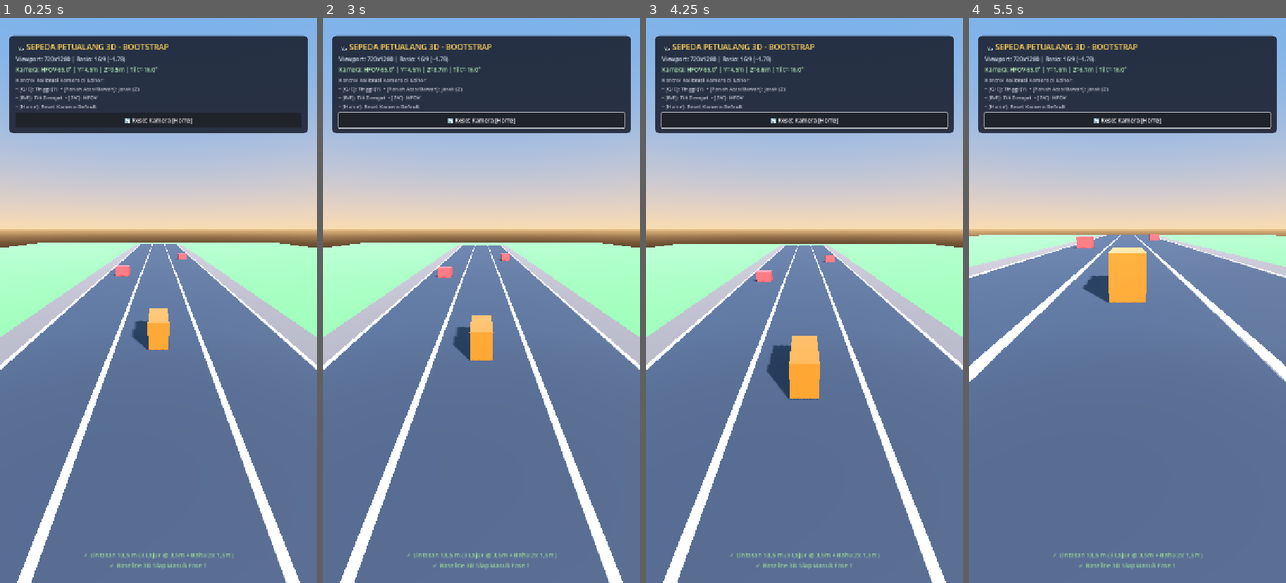
Above: before the commit, frames 1-4 (left to right).
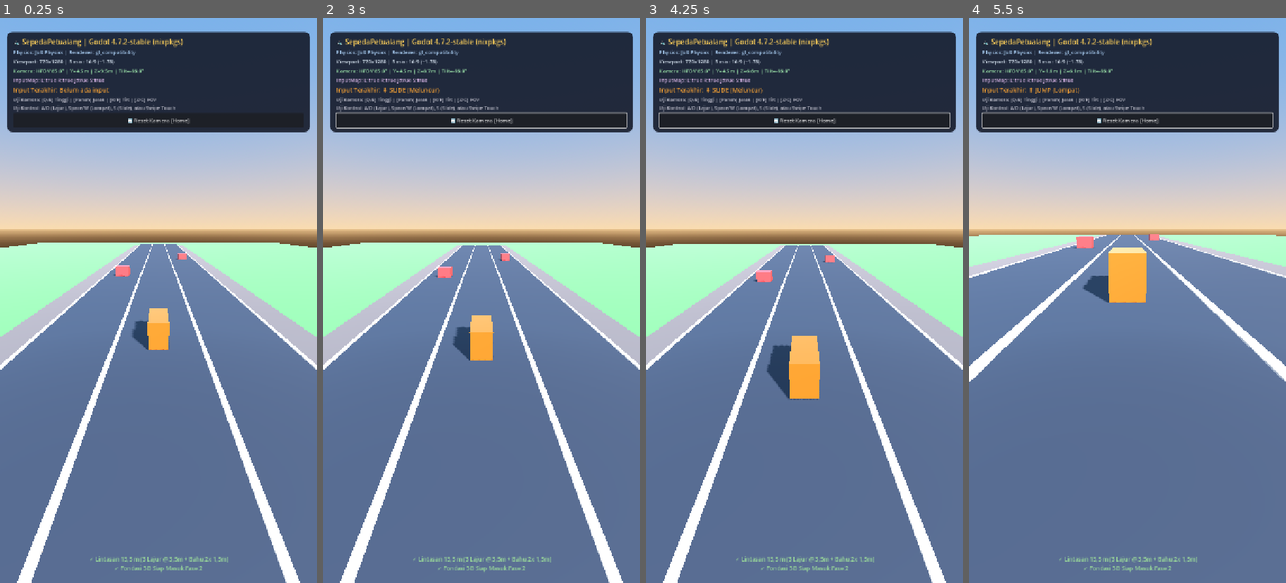
Above: after the commit, the same moments.

Repository: FarrelAnshari/Kumpulan_Game
Game: Godot game, scene res://scenes/bootstrap_3d.tscn
The game is run twice, just before and just after one commit, with the same random seed, the same clock (stepped at 60 frames per second) and the same inputs.
Inputs (mouse positions are in pixels of both pictures, inside the frame that each line leads up to):
- Up to frame 1 (0.25 s): no input
- Up to frame 2 (3 s): tap Enter at 0.5 s; move the mouse to (551, 272) at 0.52 s; hold Right (move_right) 0.53-1.25 s; hold Up (jump) 0.53-1.25 s; tap Down (slide, bound only after the commit) at 0.6, 2.85 s; click (551, 272) at 0.67 s; click "🔄 Reset Kamera [Home]" at 1.25 s; drag from (418, 328) to (465, 413) at 2.02 s; move the mouse to (513, 176) at 2.77 s; hold Right (move_right) from 2.78 s (still down); hold Up (jump) from 2.78 s (still down); click (513, 176) at 2.92 s
- Up to frame 3 (4.25 s): release Right (move_right) at 3.5 s; release Up (jump) at 3.5 s; drag from (788, 413) to (709, 215) at 3.52 s
- Up to frame 4 (5.5 s): move the mouse to (1222, 385) at 4.27 s; hold Left (move_left) 4.28-5 s; hold E 4.28-5 s; click (1222, 385) at 4.42 s; tap Up (jump) at 4.52, 4.55, 4.82 s; drag from (1032, 215) to (1079, 159) at 5.02 s

The runs differ from the first frame. In frame 1, 4.2% of the frame differs, in the area x 2-98%, y 2-98%; in frame 2, 4.5%; in frame 3, 4.5%; in frame 4, 4.5%.

Commit message:
feat(phase-1): setup fondasi Godot 3D, input, dan konfigurasi proyek

Diff:
--- a/project.godot
+++ b/project.godot
@@ -43,4 +43,5 @@
 
 rendering_device/driver.windows="d3d12"
 renderer/rendering_method="gl_compatibility"
-renderer/rendering_method.mobile="gl_compatibility"
+renderer/rendering_method.mobile="mobile"
+renderer/rendering_method.web="gl_compatibility"
--- a/scenes/bootstrap_3d.gd
+++ b/scenes/bootstrap_3d.gd
@@ -1,8 +1,8 @@
 extends Node3D
 
-# Bootstrap3D: Scene awal pengujian baseline 3D (Godot 4.7.2).
+# Bootstrap3D: Scene pengujian fondasi teknis 3D (Godot 4.7.2).
 # Memverifikasi Camera3D, pencahayaan, material PBR dasar,
-# dan proporsi lintasan 3 lajur (total 13,5 m) pada orientasi portrait 720x1280.
+# lintasan 3 lajur (13,5 m), input keyboard & gesture touch, serta runtime diagnostics.
 
 @onready var camera: Camera3D = $Camera3D
 @onready var light: DirectionalLight3D = $DirectionalLight3D
@@ -18,17 +18,27 @@
 var current_tilt: float = DEFAULT_TILT_DEG
 var current_fov: float = DEFAULT_HFOV
 
+# Label diagnostik runtime
+var lbl_project_info: Label
+var lbl_system_info: Label
+var lbl_aspect_info: Label
 var lbl_camera_info: Label
-var lbl_aspect_info: Label
+var lbl_input_status: Label
+var lbl_last_action: Label
+
+var last_action_text: String = "Belum ada input"
+var touch_controller: TouchController
 
 
 func _ready() -> void:
 	_apply_camera_params()
 	_build_ui_overlay()
+	_setup_touch_controller()
 
 
 func _process(delta: float) -> void:
 	_handle_interactive_camera_tuning(delta)
+	_monitor_gameplay_actions()
 	_update_ui_diagnostics()
 
 
@@ -42,7 +52,7 @@
 	camera.rotation_degrees = Vector3(current_tilt, 0.0, 0.0)
 
 
-## Penyesuaian interaktif saat pengujian di editor (Q/E, W/S, R/F, Z/C)
+## Penyesuaian interaktif saat pengujian di editor (Q/E, Panah, R/F, Z/C, Home)
 func _handle_interactive_camera_tuning(delta: float) -> void:
 	var changed: bool = false
 	var speed: float = 4.0 * delta
@@ -79,7 +89,7 @@
 		current_fov = minf(90.0, current_fov + 20.0 * delta)
 		changed = true
 
-	# Reset Kamera (khusus tombol Home, tidak menggunakan action jump/Space)
+	# Reset Kamera (khusus tombol Home)
 	if Input.is_physical_key_pressed(KEY_HOME):
 		reset_camera()
 		changed = true
@@ -97,69 +107,109 @@
 	_apply_camera_params()
 
 
+## Memantau aksi input gameplay secara real-time
+func _monitor_gameplay_actions() -> void:
+	if Input.is_action_just_pressed("move_left"):
+		last_action_text = "⬅️ MOVE_LEFT (Kiri)"
+	elif Input.is_action_just_pressed("move_right"):
+		last_action_text = "➡️ MOVE_RIGHT (Kanan)"
+	elif Input.is_action_just_pressed("jump"):
+		last_action_text = "⬆️ JUMP (Lompat)"
+	elif Input.is_action_just_pressed("slide"):
+		last_action_text = "⬇️ SLIDE (Meluncur)"
+
+
 ## Membuat UI overlay diagnostik
 func _build_ui_overlay() -> void:
 	var canvas: CanvasLayer = CanvasLayer.new()
+	canvas.name = "UIOverlay"
 	add_child(canvas)
 
+	# Margin container untuk panel info di atas
 	var margin: MarginContainer = MarginContainer.new()
 	margin.set_anchors_preset(Control.PRESET_FULL_RECT)
-	margin.add_theme_constant_override("margin_left", 20)
-	margin.add_theme_constant_override("margin_top", 40)
-	margin.add_theme_constant_override("margin_right", 20)
-	margin.add_theme_constant_override("margin_bottom", 30)
+	margin.add_theme_constant_override("margin_left", 16)
+	margin.add_theme_constant_override("margin_top", 32)
+	margin.add_theme_constant_override("margin_right", 16)
+	margin.add_theme_constant_override("margin_bottom", 24)
 	canvas.add_child(margin)
 
 	var vbox: VBoxContainer = VBoxContainer.new()
-	vbox.add_theme_constant_override("separation", 10)
+	vbox.add_theme_constant_override("separation", 8)
 	vbox.mouse_filter = Control.MOUSE_FILTER_IGNORE
 	margin.add_child(vbox)
 
-	# Panel Kartu Informasi
+	# Panel Kartu Informasi Diagnostik
 	var panel: PanelContainer = PanelContainer.new()
 	var style: StyleBoxFlat = StyleBoxFlat.new()
-	style.bg_color = Color(0.10, 0.12, 0.18, 0.88)
+	style.bg_color = Color(0.08, 0.10, 0.16, 0.90)
 	style.corner_radius_top_left = 12
 	style.corner_radius_top_right = 12
 	style.corner_radius_bottom_left = 12
 	style.corner_radius_bottom_right = 12
-	style.content_margin_left = 16
-	style.content_margin_top = 12
-	style.content_margin_right = 16
-	style.content_margin_bottom = 12
+	style.content_margin_left = 14
+	style.content_margin_top = 10
+	style.content_margin_right = 14
+	style.content_margin_bottom = 10
 	panel.add_theme_stylebox_override("panel", style)
 	vbox.add_child(panel)
 
 	var pbox: VBoxContainer = VBoxContainer.new()
-	pbox.add_theme_constant_override("separation", 6)
+	pbox.add_theme_constant_override("separation", 4)
 	panel.add_child(pbox)
 
-	var title: Label = Label.new()
-	title.text = "🚲 SEPEDA PETUALANG 3D - BOOTSTRAP"
-	title.add_theme_font_size_override("font_size", 18)
-	title.add_theme_color_override("font_color", Color(1.0, 0.82, 0.35))
-	pbox.add_child(title)
+	lbl_project_info = Label.new()
+	var proj_name: String = str(ProjectSettings.get_setting("application/config/name", "SepedaPetualang"))
+	var engine_ver: String = Engine.get_version_info().string
+	lbl_project_info.text = "🚲 " + proj_name + " | Godot " + engine_ver
+	lbl_project_info.add_theme_font_size_override("font_size", 16)
+	lbl_project_info.add_theme_color_override("font_color", Color(1.0, 0.82, 0.35))
+	pbox.add_child(lbl_project_info)
+
+	lbl_system_info = Label.new()
+	var physics_eng: String = str(ProjectSettings.get_setting("physics/3d/physics_engine", "Default"))
+	var render_method: String = str(ProjectSettings.get_setting("rendering/renderer/rendering_method", "gl_compatibility"))
+	lbl_system_info.text = "Physics: " + physics_eng + " | Renderer: " + render_method
+	lbl_system_info.add_theme_font_size_override("font_size", 12)
+	lbl_system_info.add_theme_color_override("font_color", Color(0.7, 0.85, 1.0))
+	pbox.add_child(lbl_system_info)
 
 	lbl_aspect_info = Label.new()
-	lbl_aspect_info.add_theme_font_size_override("font_size", 13)
+	lbl_aspect_info.add_theme_font_size_override("font_size", 12)
 	lbl_aspect_info.add_theme_color_override("font_color", Color(0.85, 0.9, 0.95))
 	pbox.add_child(lbl_aspect_info)
 
 	lbl_camera_info = Label.new()
-	lbl_camera_info.add_theme_font_size_override("font_size", 13)
-	lbl_camera_info.add_theme_color_override("font_color", Color(0.7, 0.9, 0.7))
+	lbl_camera_info.add_theme_font_size_override("font_size", 12)
+	lbl_camera_info.add_theme_color_override("font_color", Color(0.65, 0.95, 0.7))
 	pbox.add_child(lbl_camera_info)
 
+	lbl_input_status = Label.new()
+	var has_left: bool = InputMap.has_action("move_left")
+	var has_right: bool = InputMap.has_action("move_right")
+	var has_jump: bool = InputMap.has_action("jump")
+	var has_slide: bool = InputMap.has_action("slide")
+	lbl_input_status.text = "InputMap: L:" + str(has_left) + " R:" + str(has_right) + " J:" + str(has_jump) + " S:" + str(has_slide)
+	lbl_input_status.add_theme_font_size_override("font_size", 12)
+	lbl_input_status.add_theme_color_override("font_color", Color(0.9, 0.75, 0.95))
+	pbox.add_child(lbl_input_status)
+
+	lbl_last_action = Label.new()
+	lbl_last_action.text = "Input Terakhir: " + last_action_text
+	lbl_last_action.add_theme_font_size_override("font_size", 14)
+	lbl_last_action.add_theme_color_override("font_color", Color(1.0, 0.65, 0.2))
+	pbox.add_child(lbl_last_action)
+
 	var hint: Label = Label.new()
-	hint.text = "Kontrol Kalibrasi Kamera di Editor:\n• [Q/E]: Tinggi (Y)  • [Panah Atas/Bawah]: Jarak (Z)\n• [R/F]: Tilt Derajat  • [Z/C]: HFOV\n• [Home]: Reset Kamera Default"
-	hint.add_theme_font_size_override("font_size", 12)
-	hint.add_theme_color_override("font_color", Color(0.8, 0.8, 0.85))
+	hint.text = "Uji Kamera: [Q/E] Tinggi | [Panah] Jarak | [R/F] Tilt | [Z/C] FOV\nUji Kontrol: A/D (Lajur), Space/W (Lompat), S (Slide), atau Swipe Touch"
+	hint.add_theme_font_size_override("font_size", 11)
+	hint.add_theme_color_override("font_color", Color(0.75, 0.75, 0.8))
 	pbox.add_child(hint)
 
 	var btn_reset: Button = Button.new()
 	btn_reset.text = "🔄 Reset Kamera [Home]"
-	btn_reset.custom_minimum_size = Vector2(0, 34)
-	btn_reset.add_theme_font_size_override("font_size", 13)
+	btn_reset.custom_minimum_size = Vector2(0, 32)
+	btn_reset.add_theme_font_size_override("font_size", 12)
 	btn_reset.pressed.connect(reset_camera)
 	pbox.add_child(btn_reset)
 
@@ -168,11 +218,31 @@
 	vbox.add_child(spacer)
 
 	var footer: Label = Label.new()
-	footer.text = "✓ Lintasan 13,5 m (3 Lajur @ 3,5m + Bahu 2x 1,5m)\n✓ Baseline 3D Siap Masuk Fase 1"
+	footer.text = "✓ Lintasan 13,5 m (3 Lajur @ 3,5m + Bahu 2x 1,5m)\n✓ Fondasi 3D Siap Masuk Fase 2"
 	footer.horizontal_alignment = HORIZONTAL_ALIGNMENT_CENTER
-	footer.add_theme_font_size_override("font_size", 14)
+	footer.add_theme_font_size_override("font_size", 13)
 	footer.add_theme_color_override("font_color", Color(0.6, 0.85, 0.6))
 	vbox.add_child(footer)
+
+
+## Memasang TouchController di layer UI agar merespons swipe & tap
+func _setup_touch_controller() -> void:
+	touch_controller = TouchController.new()
+	var canvas: CanvasLayer = get_node_or_null("UIOverlay")
+	if canvas:
+		# Tempatkan di indeks 0 agar berada di latar belakang tombol UI
+		canvas.add_child(touch_controller)
+		canvas.move_child(touch_controller, 0)
+		touch_controller.swipe_detected.connect(_on_touch_swipe)
+		touch_controller.tap_detected.connect(_on_touch_tap)
+
+
+func _on_touch_swipe(_dir: Vector2, action_name: String) -> void:
+	last_action_text = "👆 SWIPE: " + action_name.to_upper()
+
+
+func _on_touch_tap(_pos: Vector2, action_name: String) -> void:
+	last_action_text = "👆 TAP: " + action_name.to_upper()
 
 
 ## Memperbarui teks diagnostik viewport & kamera
@@ -199,3 +269,6 @@
 		+ " | Z=" + str(snappedf(current_dist, 0.1)) + "m"
 		+ " | Tilt=" + str(snappedf(current_tilt, 0.1)) + "°"
 	)
+
+	if lbl_last_action:
+		lbl_last_action.text = "Input Terakhir: " + last_action_text
--- a/scripts/autoload/game_state.gd
+++ b/scripts/autoload/game_state.gd
@@ -71,6 +71,7 @@
 	_register_key_action("move_left", [KEY_LEFT, KEY_A])
 	_register_key_action("move_right", [KEY_RIGHT, KEY_D])
 	_register_key_action("jump", [KEY_UP, KEY_W, KEY_SPACE])
+	_register_key_action("slide", [KEY_DOWN, KEY_S])
 	_register_key_action("pause", [KEY_ESCAPE])
 
 
--- a/scripts/ui/touch_controller.gd
+++ b/scripts/input/touch_controller.gd
@@ -1,12 +1,12 @@
+class_name TouchController
 extends Control
-class_name TouchController
 
 # TouchController: Menangani input sentuh layar (tap dan swipe gesture).
 # Mendeteksi gesekan jari (swipe) secara manual menggunakan InputEventScreenTouch/Drag
-# dan meneruskannya ke Input action Godot agar konsisten dengan tombol keyboard.
+# dan meneruskannya ke Input action Godot (move_left, move_right, jump, slide).
 
-signal swipe_detected(direction: Vector2)
-signal tap_detected(screen_position: Vector2)
+signal swipe_detected(direction: Vector2, action_name: String)
+signal tap_detected(screen_position: Vector2, action_name: String)
 
 # Konfigurasi ambang batas (threshold) sentuhan dalam piksel
 const MIN_SWIPE_DISTANCE: float = 45.0
@@ -17,11 +17,13 @@
 var touch_start_time_msec: int = 0
 var is_touch_active: bool = false
 var swipe_already_triggered: bool = false
+var active_touch_index: int = -1 # Menangani multi-touch: hanya melacak jari pertama
 
 
 func _ready() -> void:
 	# Memastikan node ini menangkap input sentuh di seluruh layar
 	set_anchors_preset(Control.PRESET_FULL_RECT)
+	# MOUSE_FILTER_PASS memungkinkan tombol UI di atasnya menangkap klik duluan
 	mouse_filter = Control.MOUSE_FILTER_PASS
 
 
@@ -35,26 +37,31 @@
 ## Memproses awal dan akhir sentuhan layar
 func _handle_screen_touch(event: InputEventScreenTouch) -> void:
 	if event.pressed:
-		is_touch_active = true
-		swipe_already_triggered = false
-		touch_start_position = event.position
-		touch_start_time_msec = Time.get_ticks_msec()
+		# Hanya layani satu jari aktif pertama (menghindari konflik multi-touch)
+		if active_touch_index == -1:
+			active_touch_index = event.index
+			is_touch_active = true
+			swipe_already_triggered = false
+			touch_start_position = event.position
+			touch_start_time_msec = Time.get_ticks_msec()
 	else:
-		if is_touch_active and not swipe_already_triggered:
-			var touch_vector: Vector2 = event.position - touch_start_position
-			var duration_sec: float = (Time.get_ticks_msec() - touch_start_time_msec) / 1000.0
+		if event.index == active_touch_index:
+			if is_touch_active and not swipe_already_triggered:
+				var touch_vector: Vector2 = event.position - touch_start_position
+				var duration_sec: float = (Time.get_ticks_msec() - touch_start_time_msec) / 1000.0
 
-			# Deteksi apakah ini berupa ketukan (Tap)
-			if touch_vector.length() <= MAX_TAP_DISTANCE and duration_sec <= MAX_TAP_DURATION_SEC:
-				_process_tap(event.position)
+				# Deteksi apakah ini berupa ketukan (Tap)
+				if touch_vector.length() <= MAX_TAP_DISTANCE and duration_sec <= MAX_TAP_DURATION_SEC:
+					_process_tap(event.position)
 
-		is_touch_active = false
-		swipe_already_triggered = false
+			is_touch_active = false
+			swipe_already_triggered = false
+			active_touch_index = -1
 
 
 ## Memproses pergeseran jari secara langsung saat menyentuh
 func _handle_screen_drag(event: InputEventScreenDrag) -> void:
-	if not is_touch_active or swipe_already_triggered:
+	if not is_touch_active or swipe_already_triggered or event.index != active_touch_index:
 		return
 
 	var drag_vector: Vector2 = event.position - touch_start_position
@@ -63,35 +70,45 @@
 		swipe_already_triggered = true
 
 
-## Menentukan arah gesekan (kiri, kanan, atas)
+## Menentukan arah gesekan (kiri, kanan, atas, bawah/slide)
 func _process_swipe(vector: Vector2) -> void:
-	swipe_detected.emit(vector.normalized())
+	var triggered_action: String = ""
 
 	# Gesekan horizontal vs vertikal
 	if abs(vector.x) > abs(vector.y):
 		if vector.x < 0.0:
-			_trigger_action("move_left")
+			triggered_action = "move_left"
 		else:
-			_trigger_action("move_right")
+			triggered_action = "move_right"
 	else:
 		if vector.y < 0.0:
-			_trigger_action("jump")
+			triggered_action = "jump"
+		else:
+			triggered_action = "slide"
+
+	if triggered_action != "":
+		_trigger_action(triggered_action)
+		swipe_detected.emit(vector.normalized(), triggered_action)
 
 
 ## Menentukan aksi dari ketukan (sisi kiri atau kanan layar)
 func _process_tap(tap_pos: Vector2) -> void:
-	tap_detected.emit(tap_pos)
 	var viewport_width: float = get_viewport_rect().size.x
+	var triggered_action: String = ""
 
 	# Ketuk 40% area kiri -> pindah kiri
 	if tap_pos.x < viewport_width * 0.4:
-		_trigger_action("move_left")
+		triggered_action = "move_left"
 	# Ketuk 40% area kanan -> pindah kanan
 	elif tap_pos.x > viewport_width * 0.6:
-		_trigger_action("move_right")
+		triggered_action = "move_right"
 	# Ketuk area tengah -> lompat
 	else:
-		_trigger_action("jump")
+		triggered_action = "jump"
+
+	if triggered_action != "":
+		_trigger_action(triggered_action)
+		tap_detected.emit(tap_pos, triggered_action)
 
 
 ## Memicu event action Godot secara singkat agar dideteksi is_action_just_pressed()
Not shown, added: icon.svg.import
Not shown, added: assets/animations/.gitkeep
Not shown, added: assets/materials/.gitkeep
Not shown, added: assets/models/bosses/.gitkeep
Not shown, added: assets/models/characters/.gitkeep
Not shown, added: assets/models/environment/.gitkeep
Not shown, added: assets/models/obstacles/.gitkeep
Not shown, added: assets/models/vehicles/.gitkeep
Not shown, added: assets/textures/.gitkeep
Not shown, added: assets/ui/.gitkeep
Not shown, added: resources/bosses/.gitkeep
Not shown, added: resources/characters/.gitkeep
(and 11 more such lines)
